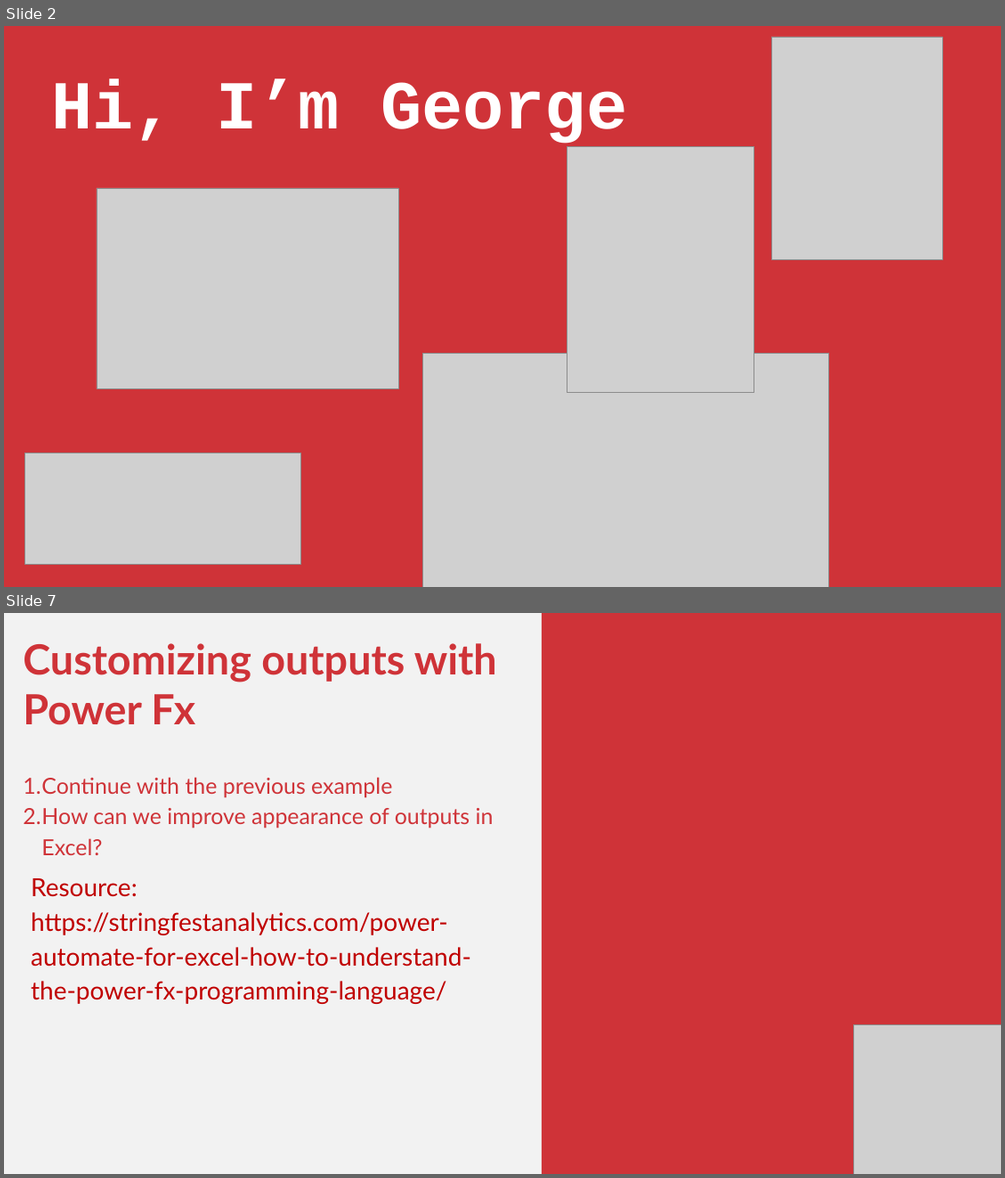
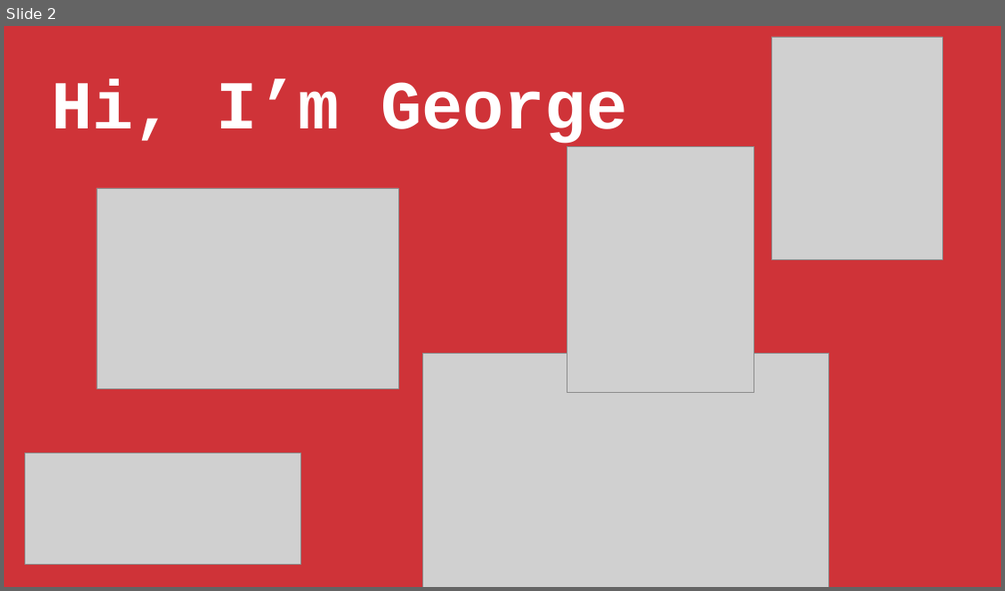
Before and after one commit to stringfestdata/gen-ai-for-excel-masterclass, a slide deck: gen-ai-for-excel-masterclass.pptx. Shown one above the other, each under a label of ours: slides 2 and 7 before the commit, slide 2 after it; the slides between them are not shown. The pictures are 1005x1178 and 1005x591 pixels, drawn with LibreOffice and Linux fonts; fonts in the diff are those of the drawing; grey boxes stand for pictures. Boxes give left, top, right and bottom in pixels: in the first picture for what was removed or moved away, otherwise in the second. Text is boxed around its words. In the diff, an @@ line names an element or a change of style, - is before the commit and + after.

```diff
--- a/gen-ai-for-excel-masterclass.pptx
+++ b/gen-ai-for-excel-masterclass.pptx
@@ slide 7 removed at (4, 613, 1001, 1174), background #F2F2F2 @@
@@ rectangle removed at (542, 613, 1001, 1174) @@
@@ text removed at (23, 643, 497, 1004) @@
-Customizing outputs with Power Fx
-1. Continue with the previous example
-2. How can we improve appearance of outputs in Excel?
-Resource: https://stringfestanalytics.com/power-automate-for-excel-how-to-understand-the-power-fx-programming-language/
@@ picture removed at (853, 1024, 1001, 1174) @@
```
Also in this commit, not shown: 7 slides changed, 12 slides added, 15 other slides removed, 14 other files.
